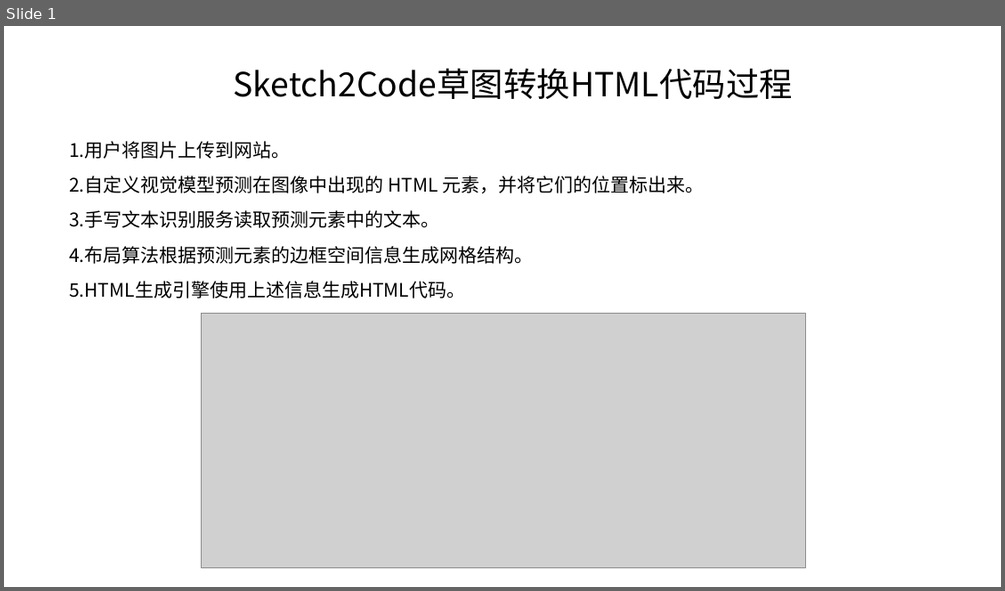
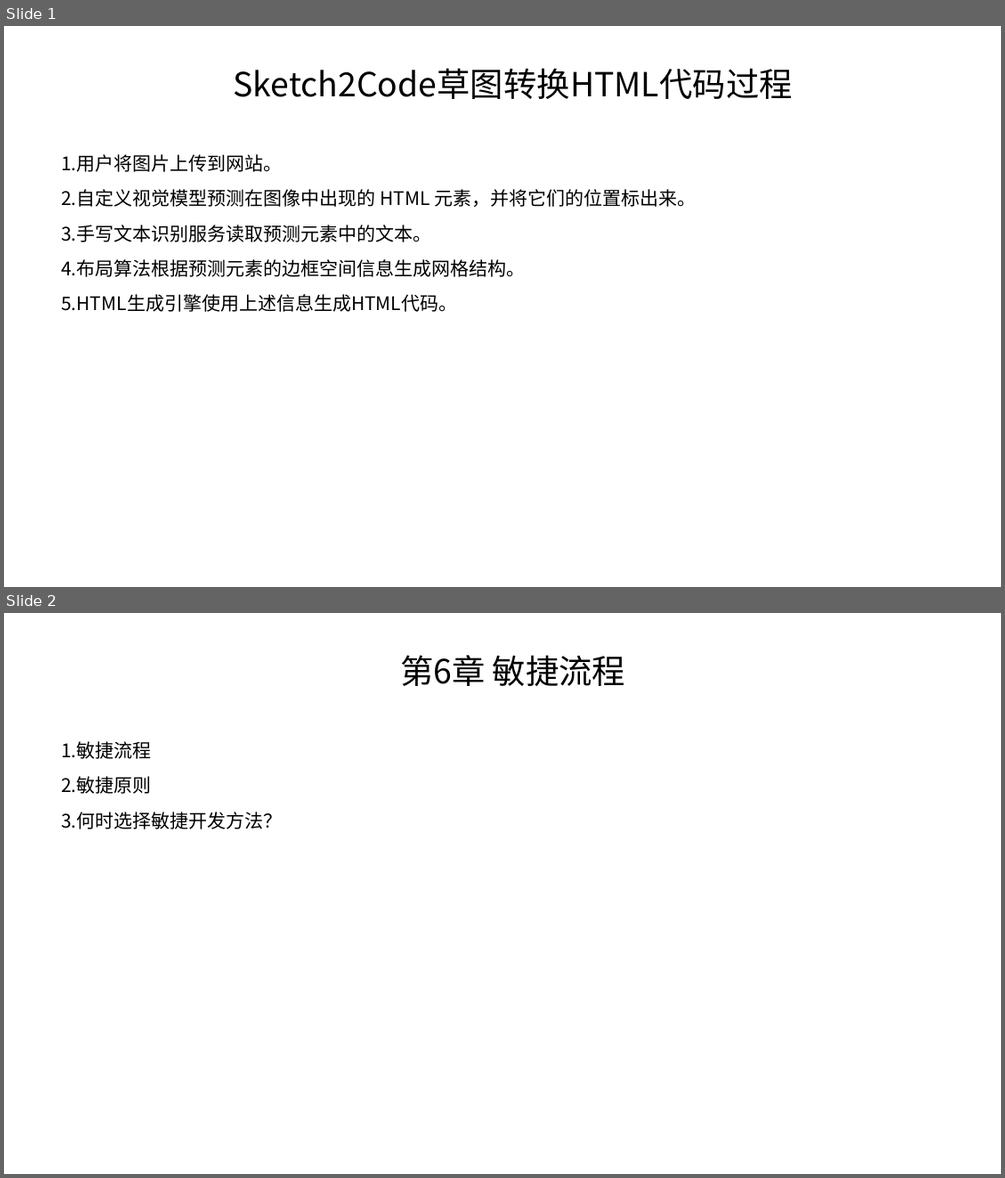
Before and after one commit to TJUGraphics/mseh, a slide deck: 现代软工.pptx. Shown one above the other, each under a label of ours: slide 1 before the commit, slides 1 and 2 after it. The pictures are 1005x591 and 1005x1178 pixels, drawn with LibreOffice and Linux fonts; fonts in the diff are those of the drawing; grey boxes stand for pictures. Boxes give left, top, right and bottom in pixels: in the first picture for what was removed or moved away, otherwise in the second. Text is boxed around its words. In the diff, an @@ line names an element or a change of style, - is before the commit and + after.

```diff
--- a/现代软工.pptx
+++ b/现代软工.pptx
@@ slide 2 added at box(4, 613, 1001, 1174), background #FFFFFF @@
@@ subtitle added at box(400, 655, 625, 686), 32 pt, text #000000 @@
+第6章 敏捷流程
@@ text added at box(61, 741, 282, 829), 18 pt, text #000000 @@
+1.敏捷流程
+2.敏捷原则
+3.何时选择敏捷开发方法？
@@ slide 1 changed as well @@
@@ text "1.用户将图片上传到网站。": place and size @@
-text "1.用户将图片上传到网站。" at box(69, 141, 704, 298)
+text "1.用户将图片上传到网站。" at box(61, 154, 696, 312)
@@ picture removed at box(202, 313, 806, 567) @@
```
Also in this commit, not shown: 2 other slides added.
